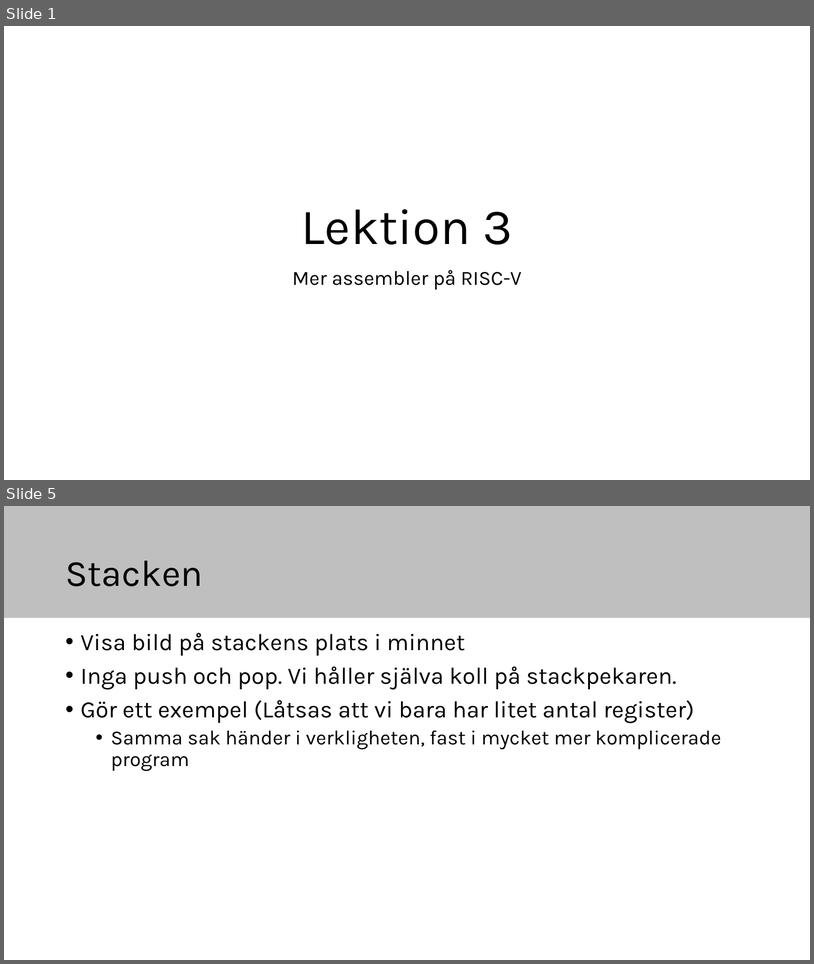
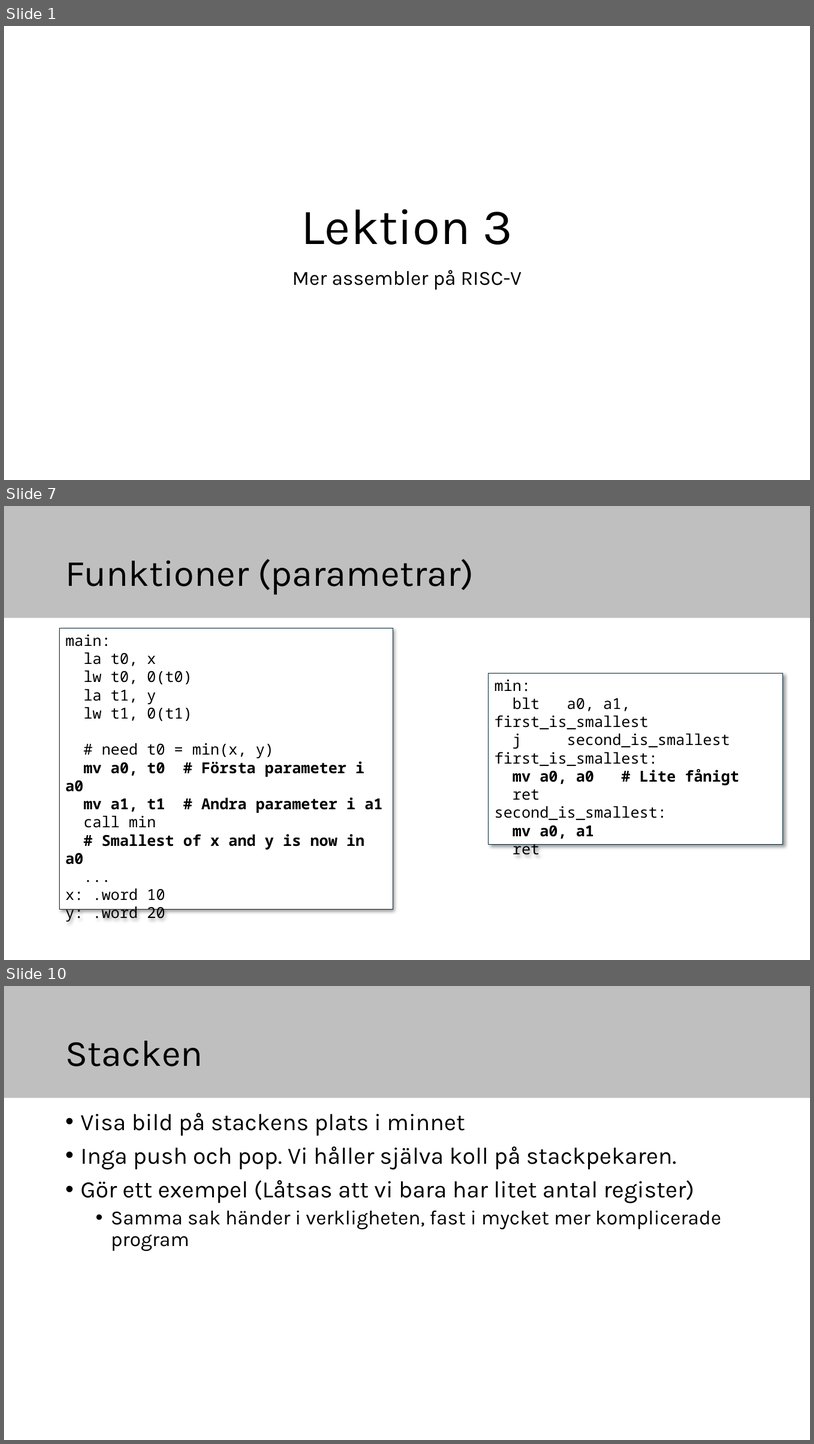
Before and after one commit to elias-at-chalmers/mop-lecture_notes-mirror, a slide deck: slides/lecture03-assembly2.pptx. Shown one above the other, each under a label of ours: slides 1 and 5 before the commit, slides 1, 7 and 10 after it; the slides between them are not shown. The pictures are 814x964 and 814x1444 pixels, drawn with LibreOffice and Linux fonts; fonts in the diff are those of the drawing. Boxes give left, top, right and bottom in pixels: in the first picture for what was removed or moved away, otherwise in the second. Text is boxed around its words. In the diff, an @@ line names an element or a change of style, - is before the commit and + after.

```diff
--- a/slides/lecture03-assembly2.pptx
+++ b/slides/lecture03-assembly2.pptx
@@ slide 7 added at (4, 506, 810, 960), background #FFFFFF; not listed: 1 template element that a slide beside it also shows @@
@@ title added at (65, 559, 474, 595), 44 pt, text #000000 @@
+Funktioner (parametrar)
@@ rectangle added at (60, 628, 393, 909), fill #FFFFFF, outline #092A39 0.75 pt, 18 pt, text #000000 @@
+main:
+la t0, x
+lw t0, 0(t0)
+la t1, y
+lw t1, 0(t1)
+# need t0 = min(x, y)
+mv a0, t0 # Första parameter i a0
+mv a1, t1 # Andra parameter i a1
+call min
+# Smallest of x and y is now in a0
+...
+x: .word 10
+y: .word 20
@@ rectangle added at (489, 673, 783, 844), fill #FFFFFF, outline #092A39 0.75 pt, 18 pt, text #000000 @@
+min:
+blt a0, a1, first_is_smallest
+j second_is_smallest
+first_is_smallest:
+mv a0, a0 # Lite fånigt
+ret
+second_is_smallest:
+mv a0, a1
+ret
@@ what was slide 5 is now slide 10 @@
```
Also in this commit, not shown: 7 other slides added, 3 slides removed.
